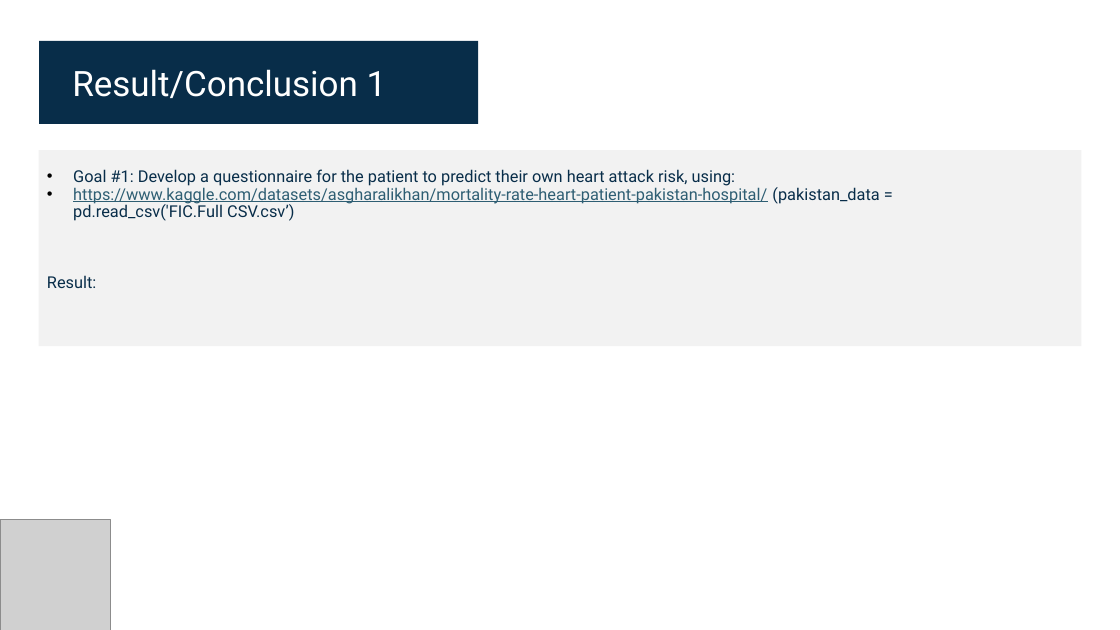
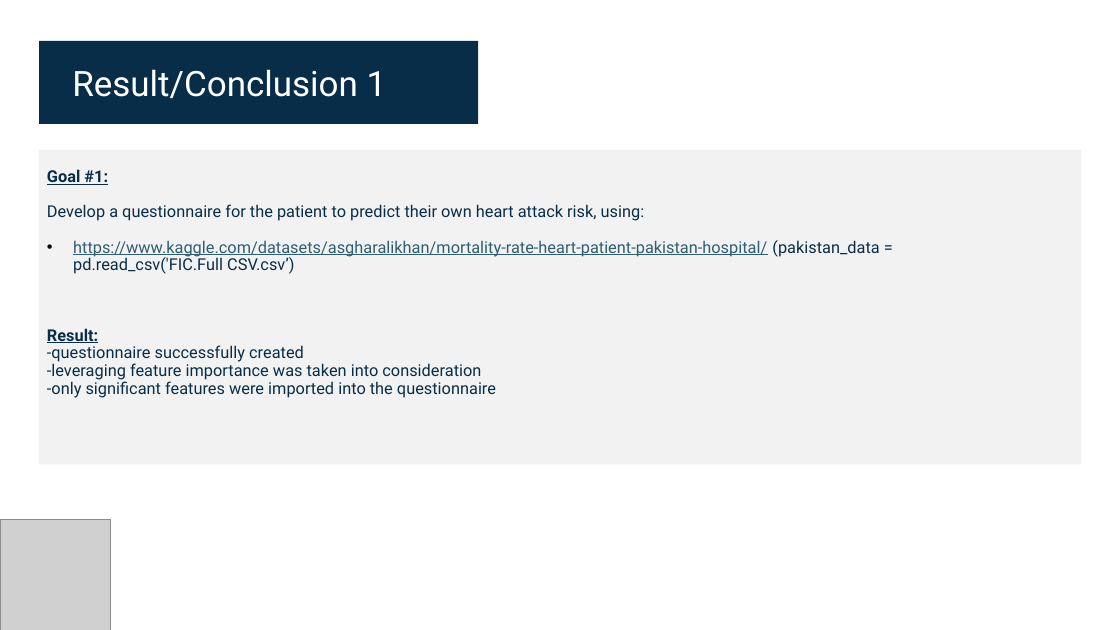
Before and after one commit to Pete1001/heart_attack_outcome, a slide deck: slide 5 of heart_attack_outcome.v1.2.pptx. Drawn at 1120x630 pixels with LibreOffice and Linux fonts; fonts in the diff are those of the drawing; grey boxes stand for pictures. Boxes give left, top, right and bottom in pixels: in the first picture for what was removed or moved away, otherwise in the second. Text is boxed around its words. In the diff, an @@ line names an element or a change of style, - is before the commit and + after.

```diff
--- a/heart_attack_outcome.v1.2.pptx
+++ b/heart_attack_outcome.v1.2.pptx
@@ rectangle: place and size @@
-rectangle at [39, 150, 1082, 346]
+rectangle at [39, 150, 1082, 465]
@@ text at [47, 169, 645, 221]: text changed @@
-              • Goal #1: Develop a questionnaire for the patient to predict their own heart attack risk, using:
+              Goal #1:
+              Develop a questionnaire for the patient to predict their own heart attack risk, using:
@@ text at [47, 328, 98, 343]: bold on, underline on in "Result:"; list level 1 to 4 in "Result:" @@
@@ text at [47, 345, 496, 398]: paragraphs added @@
+      -questionnaire successfully created
+      -leveraging feature importance was taken into consideration
+      -only significant features were imported into the questionnaire
```
Also in this commit, not shown: 7 other slides changed, 1 slide added, 4 slides removed, 2 other files.
